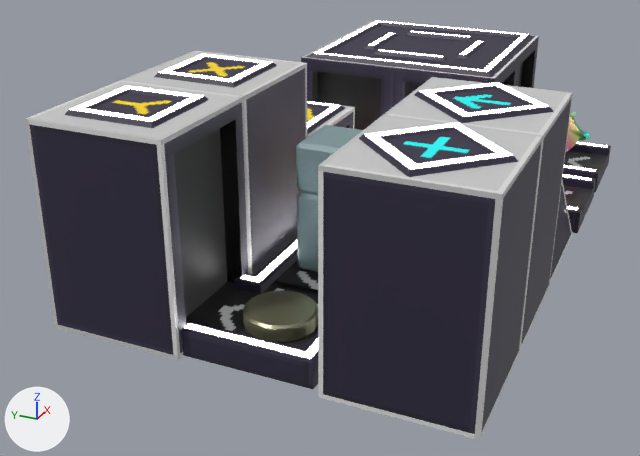
An edit to the Blender file resources/belt.blend, drawn before and after from the same camera.
The view is the same before and after, from a camera (50 mm lens) standing at (-5.58, -2.35, 2.67) and looking at (0.84, 0.54, -0.54). Lighting does not change. The marker at lower left points along +X, +Y and +Z.

Objects in the first picture: 'beltCCW', 'beltCW', 'beltStraight.003', 'beltStraight.004', 'fridge', 'input', 'input-directionless', 'magnet', 'output', 'output-directionless', 'throughpath', 'underground-out'.
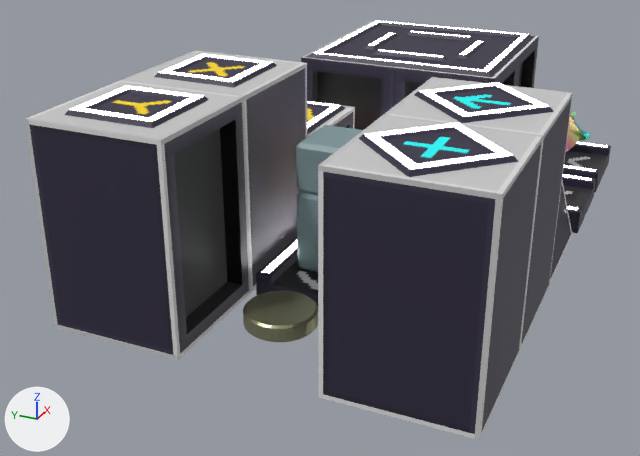
Pixel boxes (x1, y1, x2, y2) of what changed, in the pictures (640 x 456 px):
```json
{"object": "beltCW", "change": "hidden", "before": [181, 270, 318, 389]}
```

Edits to the scene script, one JSON object a line:
```json
{"op": "add", "block": "ob_beltcw", "code": "ob_beltcw.hide_set(True)"}
```
